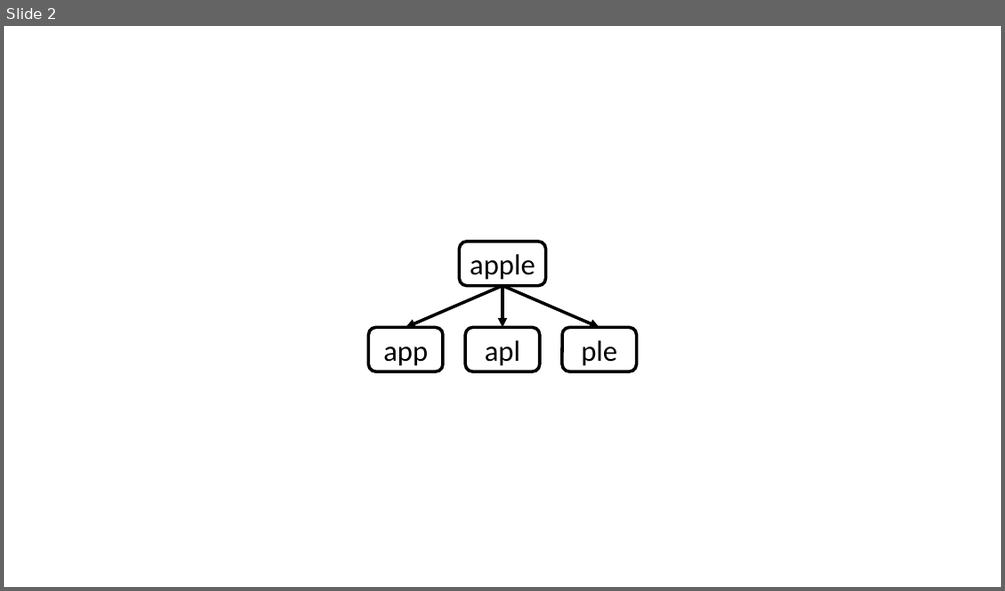
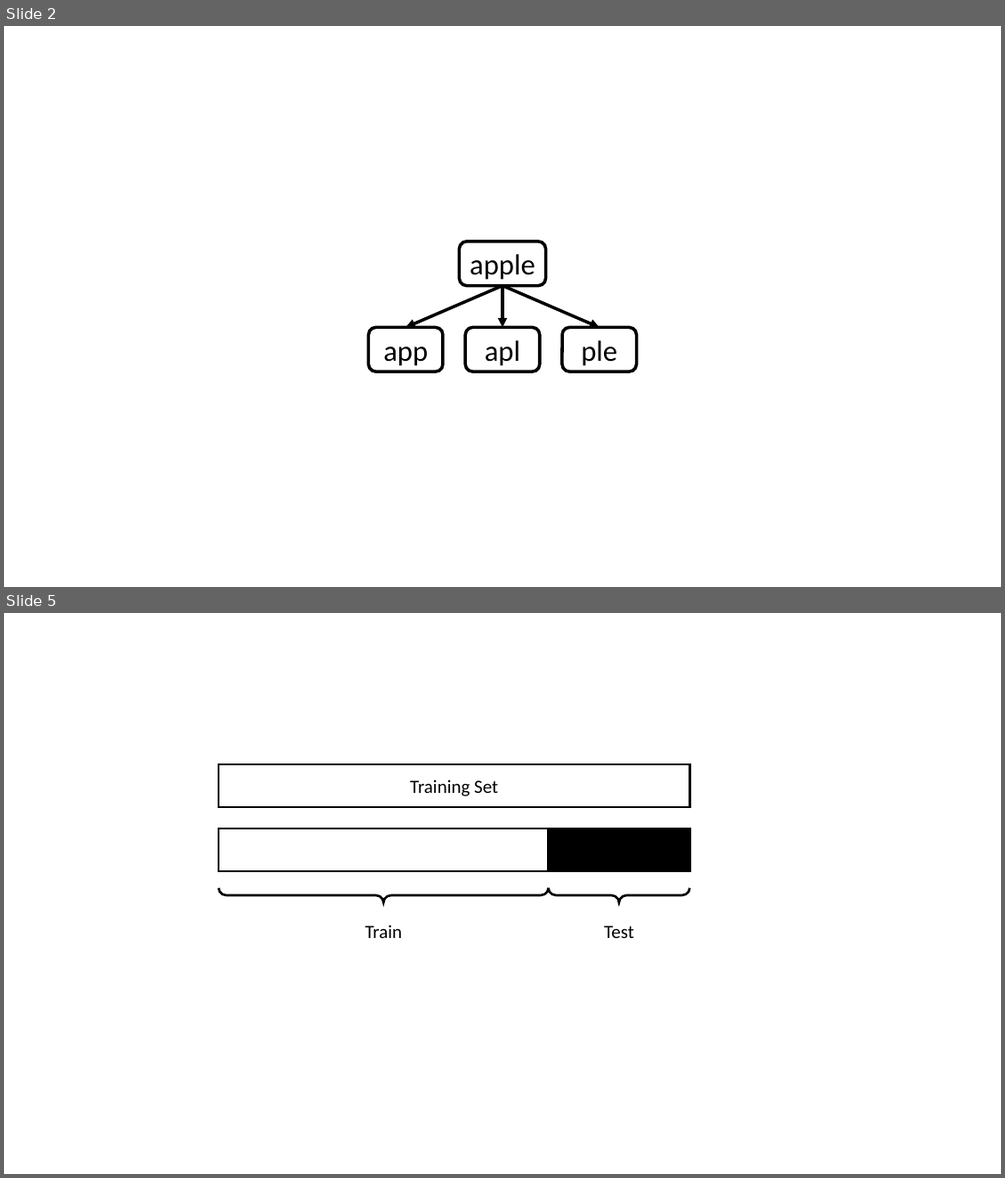
Before and after one commit to heladiolopes/TrendForecasting, a slide deck: report/01.Chapters/02.Background/figures.pptx. Shown one above the other, each under a label of ours: slide 2 before the commit, slides 2 and 5 after it; the slides between them are not shown. The pictures are 1005x591 and 1005x1178 pixels, drawn with LibreOffice and Linux fonts; fonts in the diff are those of the drawing. Boxes give left, top, right and bottom in pixels: in the first picture for what was removed or moved away, otherwise in the second. Text is boxed around its words. In the diff, an @@ line names an element or a change of style, - is before the commit and + after.

```diff
--- a/report/01.Chapters/02.Background/figures.pptx
+++ b/report/01.Chapters/02.Background/figures.pptx
@@ slide 5 added at box(4, 613, 1001, 1174), background #FFFFFF @@
@@ group added at box(218, 764, 690, 938): 3 rectangles, 2 left braces, 2 texts @@
+Train
+Test
+Training Set
```
Also in this commit, not shown: 2 other slides added, 19 other files.
